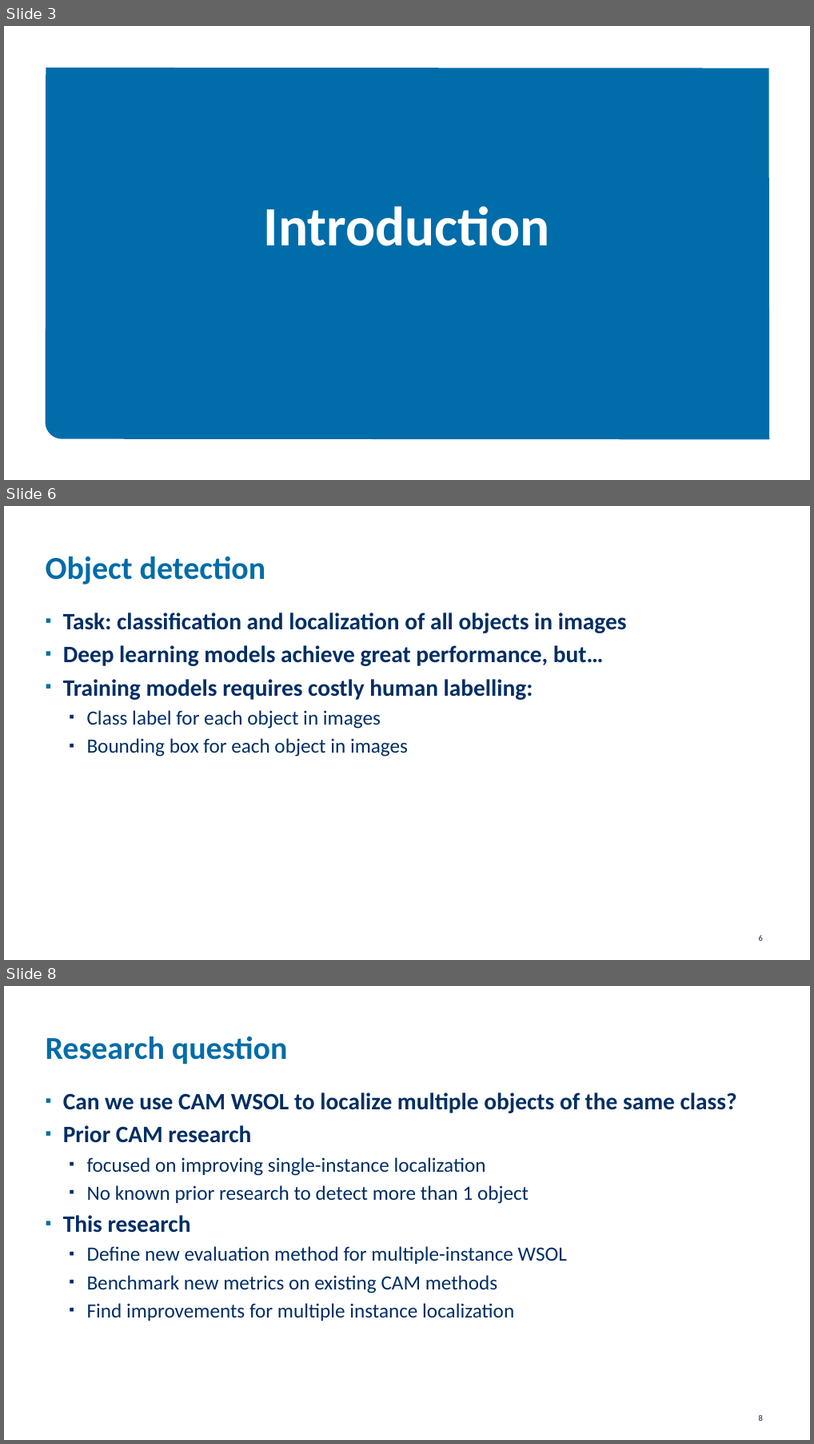
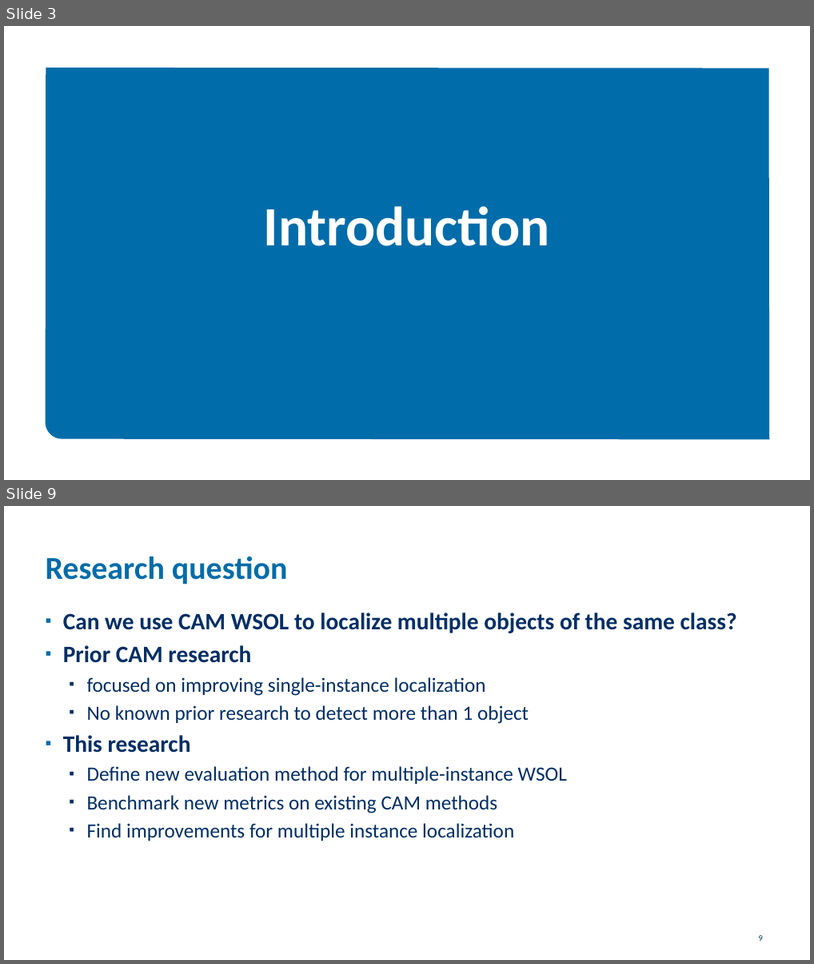
Before and after one commit to goemaereg/thesis, a slide deck: docs/pres_midterm.pptx. Shown one above the other, each under a label of ours: slides 3, 6 and 8 before the commit, slides 3 and 9 after it; the slides between them are not shown. The pictures are 814x1444 and 814x964 pixels, drawn with LibreOffice and Linux fonts; fonts in the diff are those of the drawing; background and template pictures are left out. Boxes give left, top, right and bottom in pixels: in the first picture for what was removed or moved away, otherwise in the second. Text is boxed around its words. In the diff, an @@ line names an element or a change of style, - is before the commit and + after.

```diff
--- a/docs/pres_midterm.pptx
+++ b/docs/pres_midterm.pptx
@@ slide 6 removed at (4,506,810,960), background #FFFFFF @@
@@ title removed at (46,556,266,584) @@
-Object detection
@@ text removed at (63,612,627,756) @@
-▪ Task: classification and localization of all objects in images
-▪ Deep learning models achieve great performance, but…
-▪ Training models requires costly human labelling:
-  ▪ Class label for each object in images
-  ▪ Bounding box for each object in images
@@ page number removed at (759,935,763,940) @@
-6
@@ what was slide 8 is now slide 9 @@
@@ page number at (759,935,763,940): text changed @@
-8
+9
```
Also in this commit, not shown: 2 slides changed, 3 slides added, 1 other slide removed, 2 other files.
